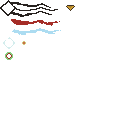
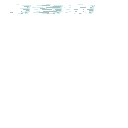
Two versions of the same layered image (128 × 128). Layer-by-layer changes:
hid group "UI #1" (3 layers) over [0, 0, 75, 60]
added layer "Effects" above "Layer" over [10, 4, 95, 14]
